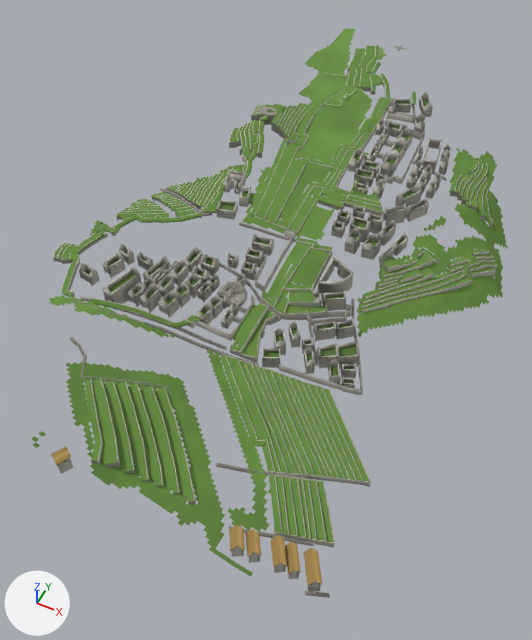
Before and after pictures for a commit that changed the glTF model models/Q676203/model.glb.
Before and after are seen from a 50 mm lens placed at (148.0, -362.0, 291.0), pointed at (10.0, -86.0, -54.0). Every picture has the same lights, and +X, +Y and +Z are marked at lower left. The picture after the commit comes second. Vertices at exactly the same position are counted once.

Objects in the first picture: 'buildings', 'grass', 'stairs', 'terraces', 'thatch', 'walls' and 1 more.
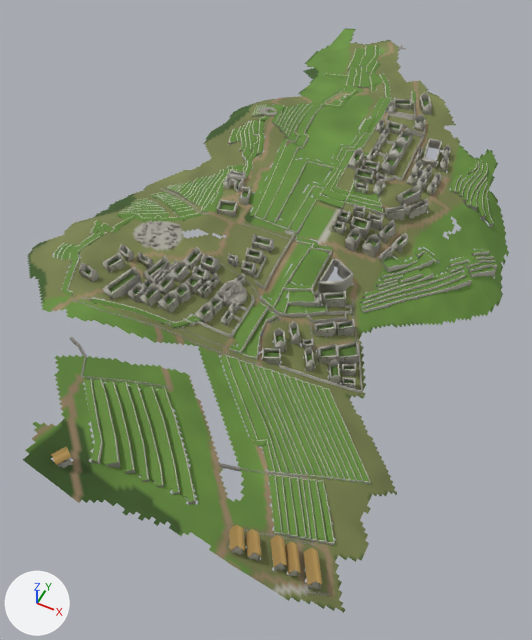
The change, as JSON lines over the scene's bpy script:
```json
{"block": "me_grass", "where": "# used by ob_grass; location = (0.0, 0.0, 0.0)"}
{"op": "remove", "block": "me_grass", "code": "me_grass.from_pydata(...)  # 4453 vertices, 6834 faces; spans x -69.0..137.0, y -259.0..199.0, z -57.0..31.0"}
{"op": "add", "block": "me_grass", "code": "me_grass.from_pydata(...)  # 13514 vertices, 22238 faces; spans x -115.0..137.0, y -267.0..199.0, z -57.0..32.0"}
{"block": "me_grass", "change": "me_grass part 1: 9037 vertices added at x -115.0..137.0, y -267.0..183.0, z -55.0..32.0"}
{"block": "me_grass", "change": "me_grass part 2: 850 kept faces spanning x -69.0..137.0, y -259.0..199.0, z -57.0..31.0 get new vertex colours; the middle colour goes from green #658a3c to green #6b8342"}
{"block": "me_grass", "change": "other edits to the shape of me_grass do not show in these pictures"}
```

Where the change shows, as pixel boxes (x1, y1, x2, y2) in the pictures (532 x 640 px):
```json
{"object": "grass", "change": "reshaped", "before": [31, 28, 508, 577], "after": [23, 28, 509, 613], "on screen": "7% taller"}
{"part": 1, "of": "me_grass", "change": "added", "after": [23, 40, 509, 613], "on screen": "green"}
{"part": 2, "of": "me_grass", "change": "recoloured", "before": [31, 29, 508, 577], "after": [31, 29, 508, 577]}
```
